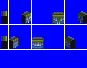
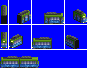
Revision of a layered 87 × 68 image; what changed, layer by layer:
hid "2", painted on it over (x1=0, y1=11, x2=87, y2=68)
added layer "1_nrv2" above "1" over (x1=0, y1=16, x2=86, y2=68)
showed "1", painted on it over (x1=0, y1=5, x2=87, y2=68)
